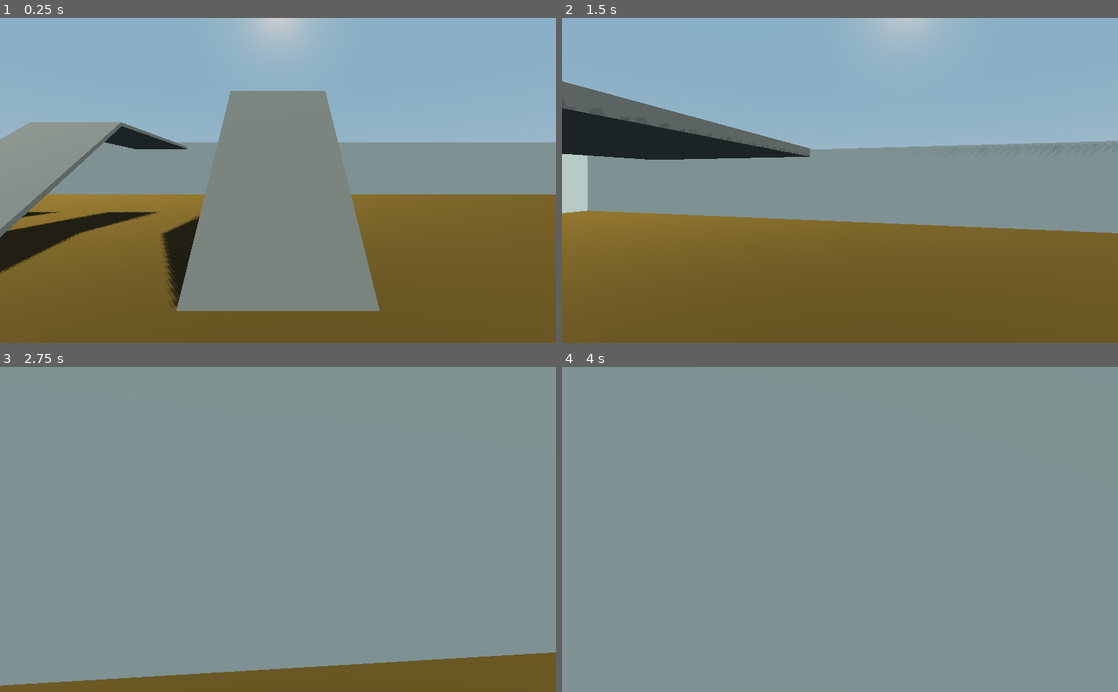
Above: before the commit, frames 1-4 (two rows, left to right).
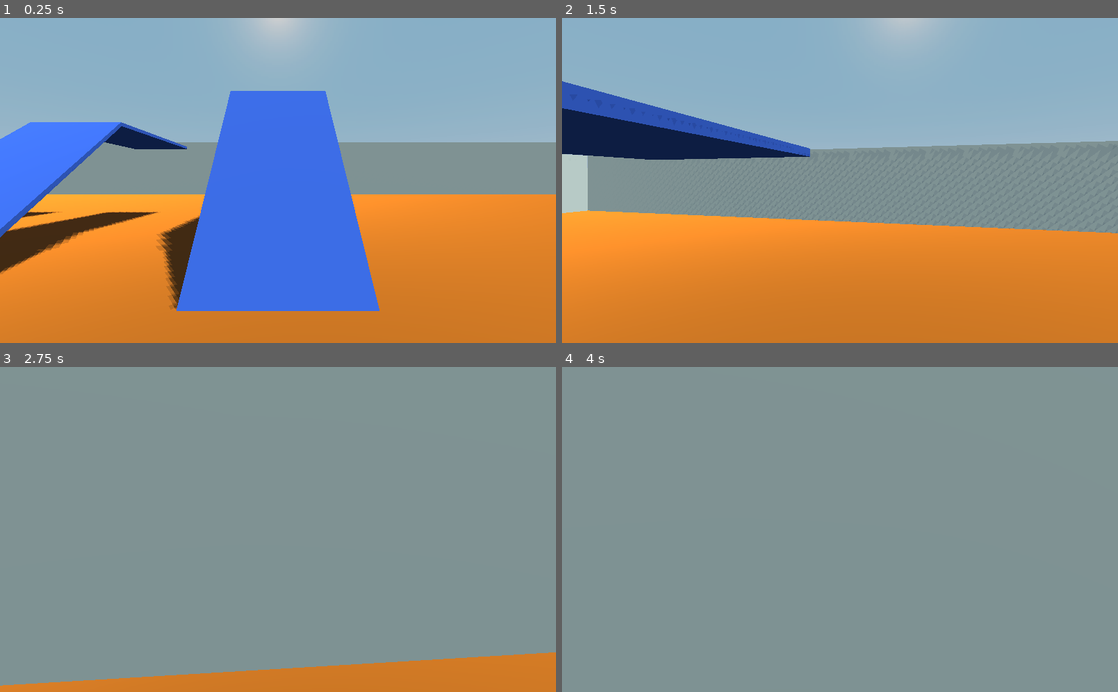
Above: after the commit, the same moments.

Repository: zebus3d/FPS_godot
Game: Godot game, scene res://main.tscn
Two runs of this game, one before a commit and one after it. Both use one fixed random seed, a clock stepped at 60 frames per second and the inputs below.
Inputs (mouse positions are in pixels of both pictures, inside the frame that each line leads up to):
- Up to frame 1 (0.25 s): no input
- Up to frame 2 (1.5 s): tap Enter at 0.5 s; move the mouse to (867, 180) at 0.52 s; hold Shift (move_sprint) 0.53-1.28 s; hold W (move_forward) from 0.53 s (still down); tap Space (jump) at 0.77 s; move the mouse to (812, 180) at 1.27 s; tap Shift (move_sprint) at 1.35 s
- Up to frame 3 (2.75 s): keep holding W (move_forward); tap Space (jump) at 1.52 s; move the mouse to (289, 523) at 2.02 s; hold Shift (move_sprint) from 2.03 s (still down)
- Up to frame 4 (4 s): keep holding W (move_forward); move the mouse to (834, 536) at 2.77 s; release Shift (move_sprint) at 2.78 s; tap Shift (move_sprint) at 2.85 s; tap Space (jump) at 3.02, 3.5, 3.77 s; move the mouse to (878, 532) at 3.52 s; hold Shift (move_sprint) from 3.53 s (still down)

The runs differ from the first frame. In frame 1, 56% of the frame differs, in the area x 0-100%, y 22-100%; in frame 2, 43%; in frame 3, 7.1%; in frame 4, nothing differs.

Commit message:
agrego la funcion _input con la captura de raton para que funcione en html5 tambien

Diff:
--- a/Materials/Gris_medio.tres
+++ b/Materials/Gris_medio.tres
@@ -1,5 +1,5 @@
 [gd_resource type="SpatialMaterial" format=2]
 
 [resource]
-albedo_color = Color( 0.490196, 0.490196, 0.490196, 1 )
+albedo_color = Color( 0.242462, 0.403526, 0.886719, 1 )
 metallic_specular = 0.0
--- a/Materials/Suelo.tres
+++ b/Materials/Suelo.tres
@@ -1,5 +1,5 @@
 [gd_resource type="SpatialMaterial" format=2]
 
 [resource]
-albedo_color = Color( 0.364706, 0.282353, 0.121569, 1 )
+albedo_color = Color( 0.721569, 0.392157, 0.12549, 1 )
 metallic_specular = 0.0
--- a/main.gd
+++ b/main.gd
@@ -3,6 +3,10 @@
 func _ready():
 	Input.set_mouse_mode(Input.MOUSE_MODE_CAPTURED)
 
+# Para que en html5 capture el raton hay que hacerlo
+# tambien en la funcion _input
+func _input(event):
+	Input.set_mouse_mode(Input.MOUSE_MODE_CAPTURED)
 
 func _process(delta):
 	if Input.is_action_just_pressed("ui_cancel"):
--- a/main.tscn
+++ b/main.tscn
@@ -77,13 +77,12 @@
 light_specular = 0.11
 shadow_enabled = true
 shadow_color = Color( 0.0352941, 0.0156863, 0.196078, 1 )
-shadow_bias = -0.04
+shadow_bias = 0.03
 shadow_contact = 1.72
-directional_shadow_split_1 = 0.3
-directional_shadow_split_2 = 0.4
-directional_shadow_normal_bias = 1.0
-directional_shadow_bias_split_scale = 0.78
-directional_shadow_max_distance = 36.4
+directional_shadow_normal_bias = 0.17
+directional_shadow_bias_split_scale = 1.0
+directional_shadow_depth_range = 1
+directional_shadow_max_distance = 200.0
 
 [node name="PlayerKinematicBody" type="KinematicBody" parent="." index="17"]
 transform = Transform( 1, 0, 0, 0, 1, 0, 0, 0, 1, 0, 1.75615, 0 )
Not shown, changed: Exportados/html/index.pck
